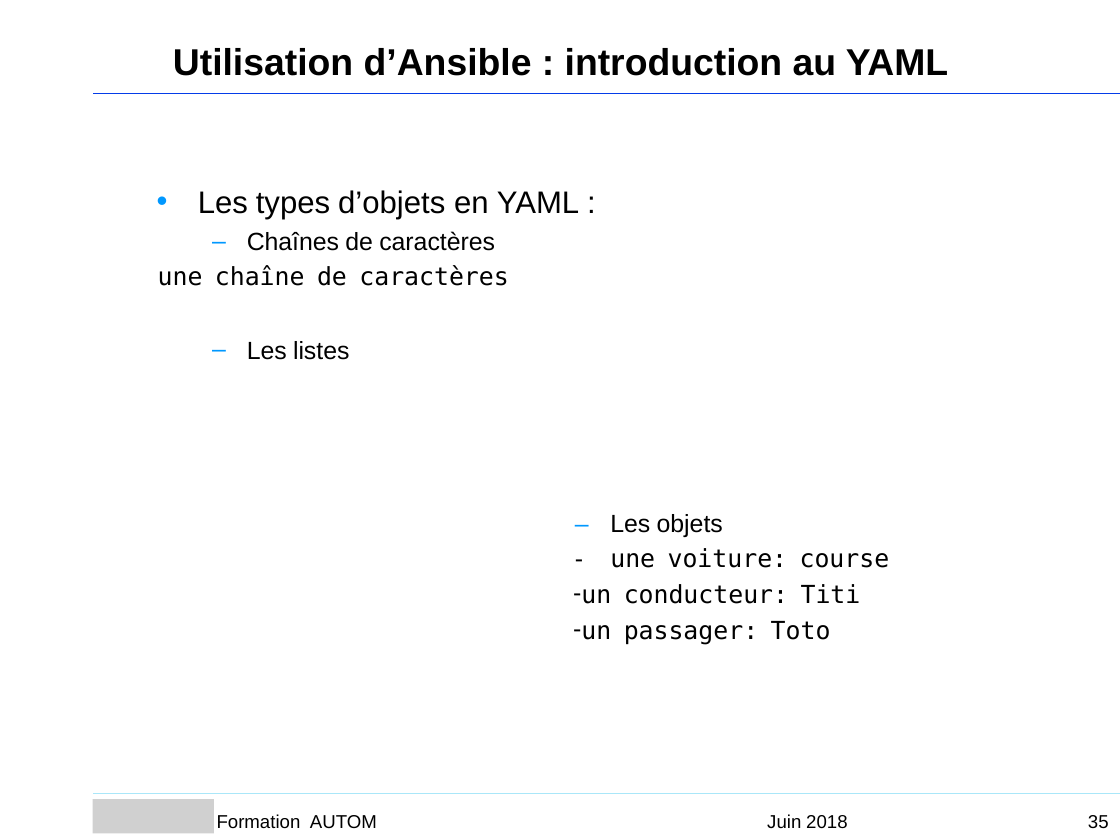
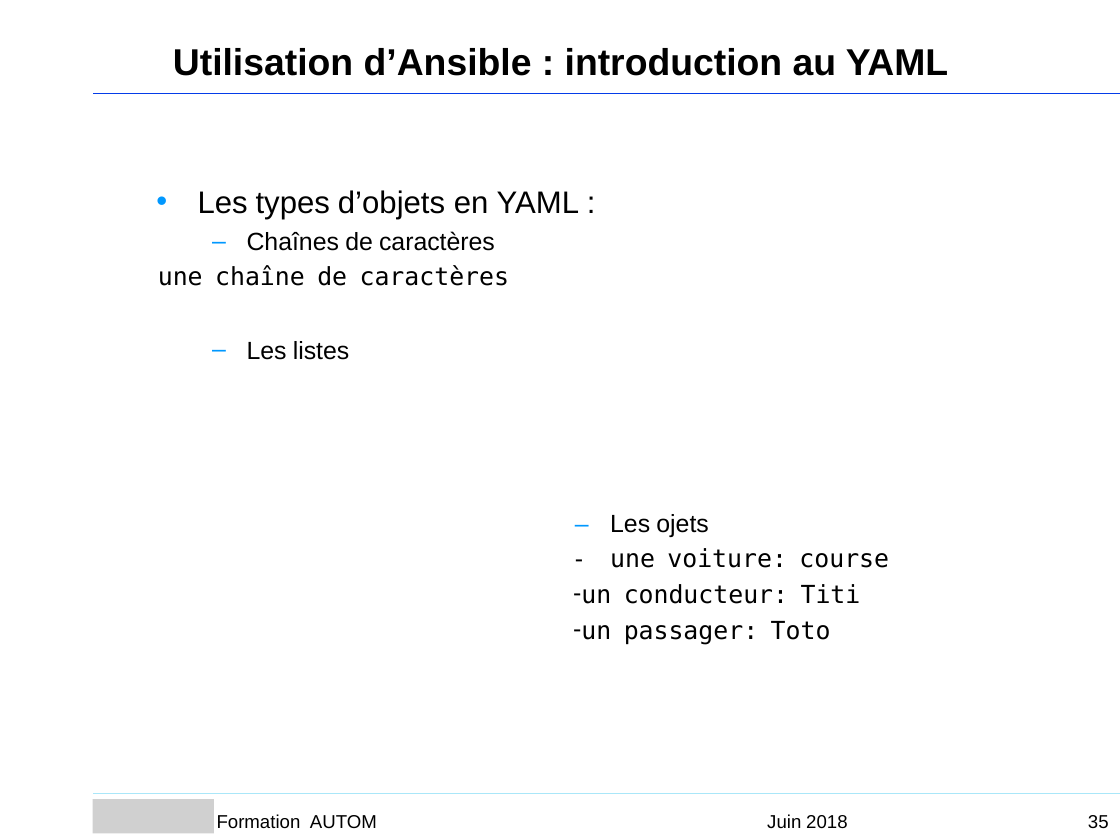
Before and after one commit to Sputnik93/cours_ansible, a slide deck: slide 35 of Ansible_support_cours_AGO.ppt. Drawn at 1120x840 pixels with LibreOffice and Linux fonts; fonts in the diff are those of the drawing; grey boxes stand for pictures; background and template pictures are left out. Boxes give left, top, right and bottom in pixels: in the first picture for what was removed or moved away, otherwise in the second. Text is boxed around its words. In the diff, an @@ line names an element or a change of style, - is before the commit and + after.

```diff
--- a/Ansible_support_cours_AGO.ppt
+++ b/Ansible_support_cours_AGO.ppt
@@ text at (610,514,708,537): text changed @@
-– Les objets
+– Les ojets
```
Also in this commit, not shown: 15 other slides changed, 1 other file.
